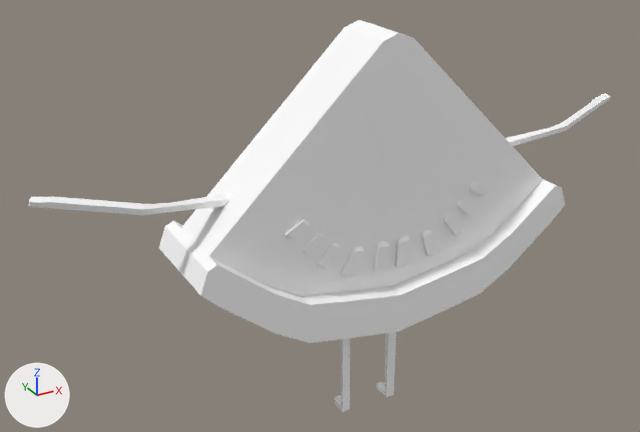
What one commit did to the glTF model frontend/assets/models3d/packs/quaternius-fbx/watermelon.glb.
Rendered twice from a 50 mm lens placed at (-1.96, -2.94, 2.6), pointed at (-0.19, 0.27, 0.99). The axes (+X, +Y, +Z) are drawn at lower left. The lights are the same throughout. The picture after the commit comes second. Where no turn or scale is listed for an object, it has been applied to the vertices.

The scene before the commit, as lines of its bpy script (objects in view):
```python
mat_material_0 = principled_material('Material_0')
mat_material_0.base_color = (1.0, 1.0, 1.0)  # white #ffffff
mat_material_0.roughness = 0.85
me_mesh_0 = bpy.data.meshes.new('Mesh_0')
me_mesh_0.from_pydata(...)  # 1094 vertices, 2180 faces; spans x -1.45..1.45, y -0.24..0.24, z 0.0..1.85
me_mesh_0.materials.append(mat_material_0)  # white #ffffff
ob_watermelon = bpy.data.objects.new('Watermelon', me_mesh_0)
ob_watermelon.location = (0.0, 0.132, 0.0)
```
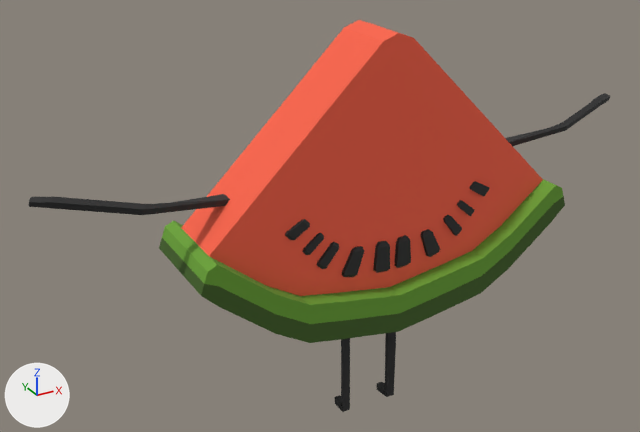
Boxes (x1, y1, x2, y2) around the edits, measured in the pictures (640 x 432 px):
'Watermelon', surface changed (white to red): (29, 20, 610, 412) in both

What the commit changed:
Picture 'Image_0' (img_image_0) is new.
In material 'Material_0' (mat_material_0), base_color is no longer (1.0, 1.0, 1.0), white #ffffff.
In material 'Material_0' (mat_material_0), texture is now set to img_image_0.
